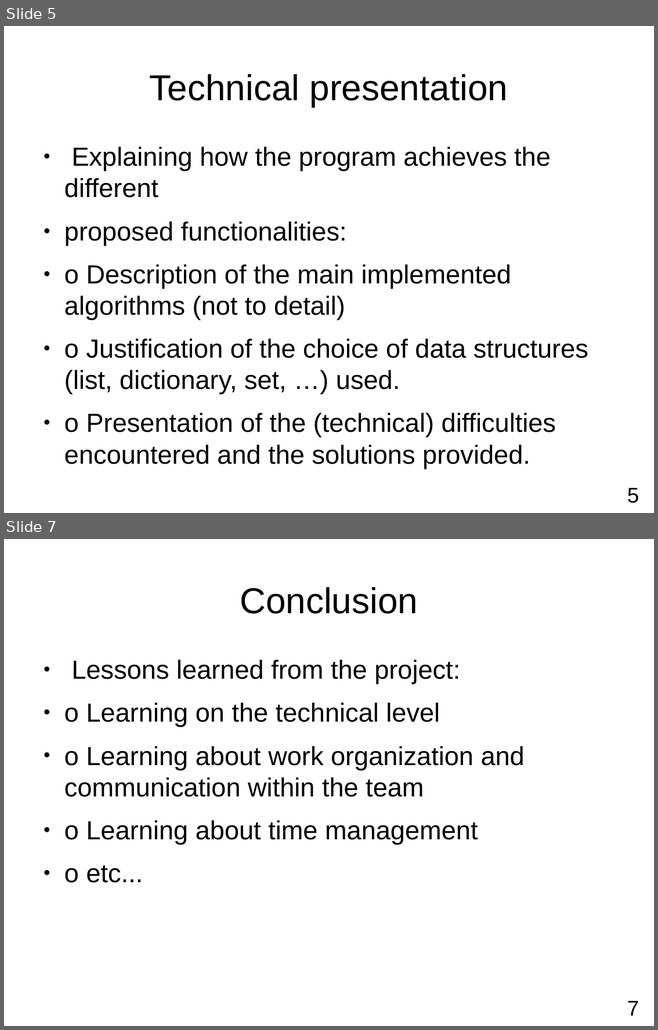
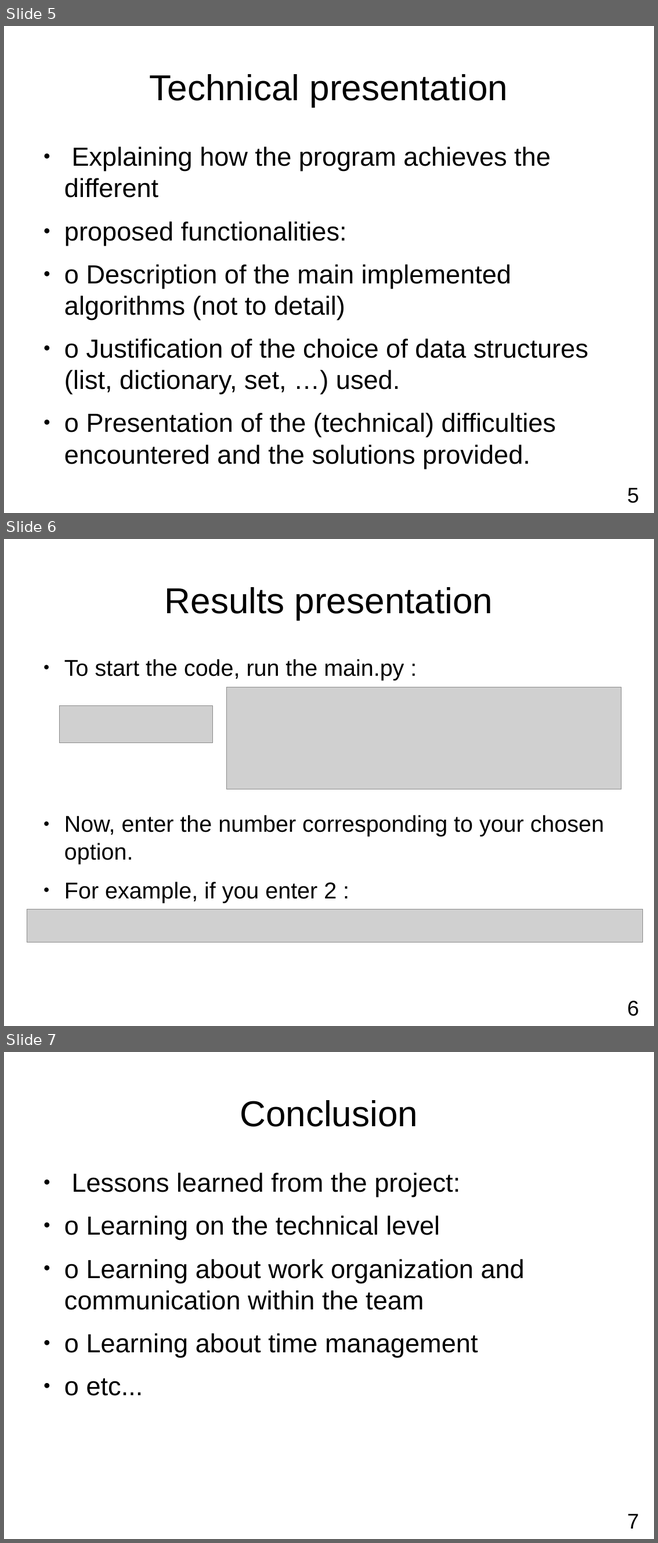
Before and after one commit to Miner205/pychatbot-DONNAT-LEMONT-int1, a slide deck: The report.odp. Shown one above the other, each under a label of ours: slides 5 and 7 before the commit, slides 5, 6 and 7 after it; the slides between them are not shown. The pictures are 658x1030 and 658x1543 pixels, drawn with LibreOffice and Linux fonts; fonts in the diff are those of the drawing; grey boxes stand for pictures. Boxes give left, top, right and bottom in pixels: in the first picture for what was removed or moved away, otherwise in the second. Text is boxed around its words. In the diff, an @@ line names an element or a change of style, - is before the commit and + after.

```diff
--- a/The report.odp
+++ b/The report.odp
@@ slide 6 added at (x1=4, y1=539, x2=654, y2=1026), background #FFFFFF @@
@@ title added at (x1=165, y1=587, x2=492, y2=620), 44 pt, text #000000 @@
+Results presentation
@@ text added at (x1=64, y1=659, x2=604, y2=903), 28 pt, text #000000 @@
+● To start the code, run the main.py :
+● Now, enter the number corresponding to your chosen option.
+● For example, if you enter 2 :
@@ picture added at (x1=227, y1=687, x2=621, y2=790) @@
@@ picture added at (x1=60, y1=706, x2=213, y2=743) @@
@@ picture added at (x1=27, y1=910, x2=643, y2=943) @@
@@ text added at (x1=627, y1=1001, x2=639, y2=1016), 26 pt, text #000000 @@
+6
```
Also in this commit, not shown: 1 slide removed, 2 other files.
